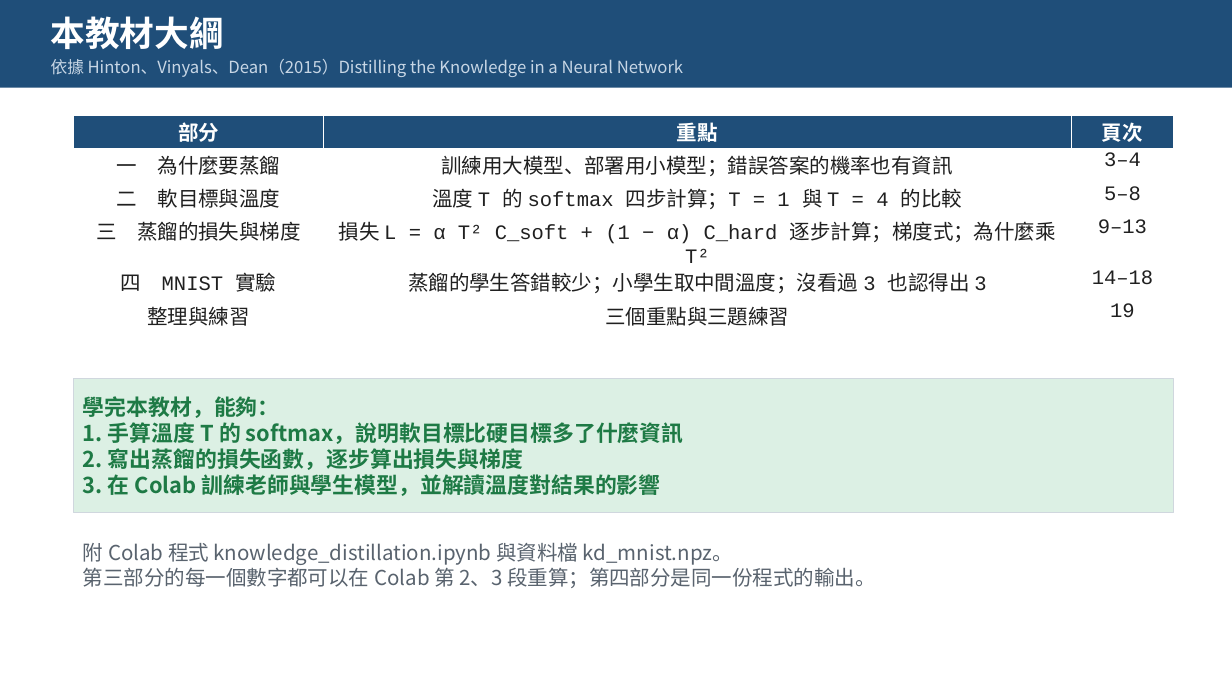
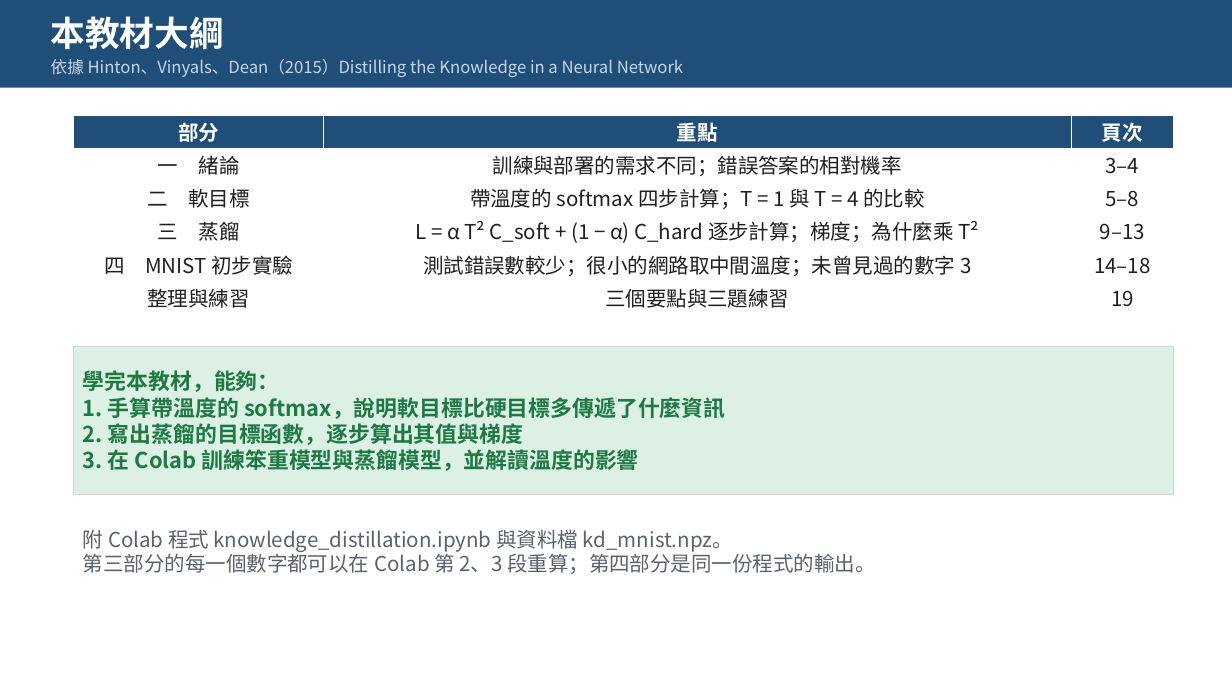
Before and after one commit to pychang-ai/115-1_DLMA, a slide deck: slide 2 of topics/knowledge-distillation/課外主題_知識蒸餾.pptx. Drawn at 1232x693 pixels with LibreOffice and Linux fonts; fonts in the diff are those of the drawing. Boxes give left, top, right and bottom in pixels: in the first picture for what was removed or moved away, otherwise in the second. Text is boxed around its words. In the diff, an @@ line names an element or a change of style, - is before the commit and + after.

```diff
--- a/topics/knowledge-distillation/課外主題_知識蒸餾.pptx
+++ b/topics/knowledge-distillation/課外主題_知識蒸餾.pptx
@@ table at (74,116,1174,315) @@
-row 2, column 1: 一 為什麼要蒸餾
+row 2, column 1: 一 緒論
-row 2, column 2: 訓練用大模型、部署用小模型；錯誤答案的機率也有資訊
+row 2, column 2: 訓練與部署的需求不同；錯誤答案的相對機率
-row 3, column 1: 二 軟目標與溫度
+row 3, column 1: 二 軟目標
-row 3, column 2: 溫度 T 的 softmax 四步計算；T = 1 與 T = 4 的比較
+row 3, column 2: 帶溫度的 softmax 四步計算；T = 1 與 T = 4 的比較
-row 4, column 1: 三 蒸餾的損失與梯度
+row 4, column 1: 三 蒸餾
-row 4, column 2: 損失 L = α T² C_soft + (1 − α) C_hard 逐步計算；梯度式；為什麼乘 T²
+row 4, column 2: L = α T² C_soft + (1 − α) C_hard 逐步計算；梯度；為什麼乘 T²
-row 5, column 1: 四 MNIST 實驗
+row 5, column 1: 四 MNIST 初步實驗
-row 5, column 2: 蒸餾的學生答錯較少；小學生取中間溫度；沒看過 3 也認得出 3
+row 5, column 2: 測試錯誤數較少；很小的網路取中間溫度；未曾見過的數字 3
-row 6, column 2: 三個重點與三題練習
+row 6, column 2: 三個要點與三題練習
@@ font Courier New to Noto Sans CJK TC in "3–4", "5–8", "9–13", "14–18" and 2 more places @@
@@ rectangle "學完本教材，能夠：": place and size @@
-rectangle "學完本教材，能夠：" at (74,379,1174,513)
+rectangle "學完本教材，能夠：" at (74,347,1174,494)
@@ text in rectangle at (83,397,725,471): text changed @@
-1. 手算溫度 T 的 softmax，說明軟目標比硬目標多了什麼資訊
-2. 寫出蒸餾的損失函數，逐步算出損失與梯度
-3. 在 Colab 訓練老師與學生模型，並解讀溫度對結果的影響
+1. 手算帶溫度的 softmax，說明軟目標比硬目標多傳遞了什麼資訊
+2. 寫出蒸餾的目標函數，逐步算出其值與梯度
+3. 在 Colab 訓練笨重模型與蒸餾模型，並解讀溫度的影響
@@ text "附 Colab 程式 knowledge_distillation.ipynb 與資料檔 ...": place and size @@
-text "附 Colab 程式 knowledge_distillation.ipynb 與資料檔 ..." at (83,543,875,588)
+text "附 Colab 程式 knowledge_distillation.ipynb 與資料檔 ..." at (83,530,875,574)
```
Also in this commit, not shown: 17 other slides changed, 1 other file.
